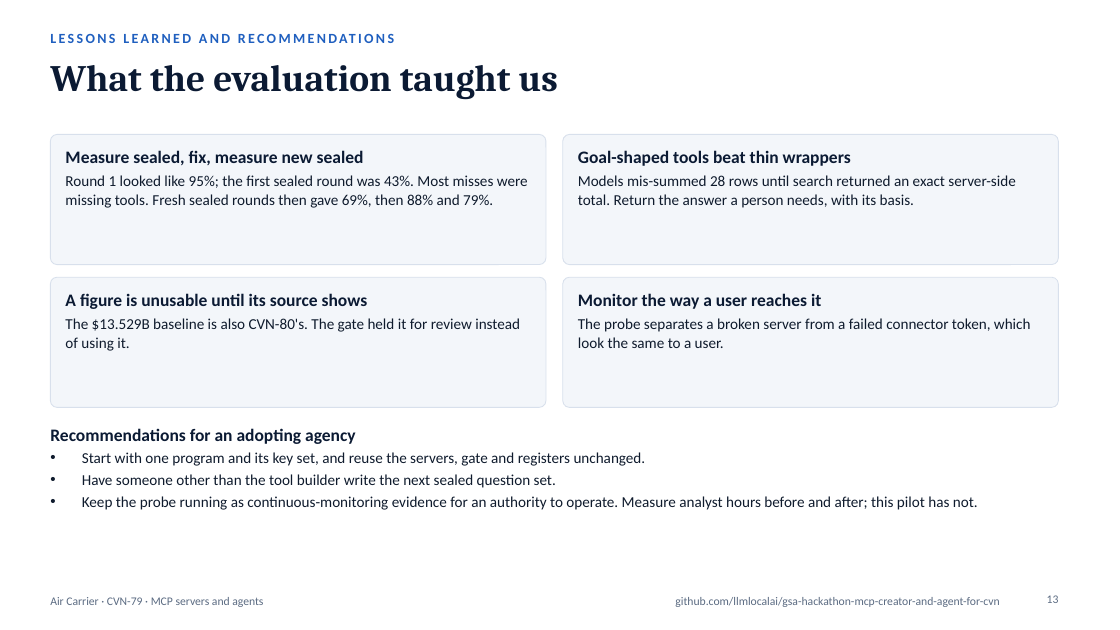
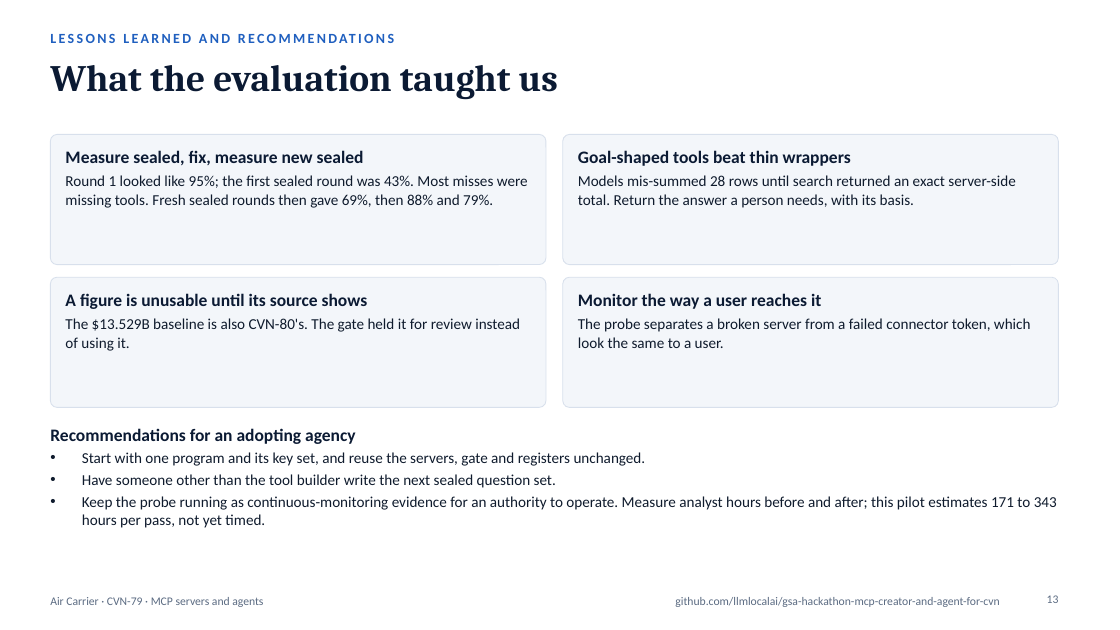
Before and after one commit to gsa-mcp-hackathon/gsa-hackathon-mcp-creator-and-agent-for-air-carrier, a slide deck: slide 13 of docs/submission/mcp-a-creator-one-hub-deck.pptx. Drawn at 1120x630 pixels with LibreOffice and Linux fonts; fonts in the diff are those of the drawing. Boxes give left, top, right and bottom in pixels: in the first picture for what was removed or moved away, otherwise in the second. Text is boxed around its words. In the diff, an @@ line names an element or a change of style, - is before the commit and + after.

```diff
--- a/docs/submission/mcp-a-creator-one-hub-deck.pptx
+++ b/docs/submission/mcp-a-creator-one-hub-deck.pptx
@@ text at box(82, 496, 1057, 528): text changed @@
-• Keep the probe running as continuous-monitoring evidence for an authority to operate. Measure analyst hours before and after; this pilot has not.
+• Keep the probe running as continuous-monitoring evidence for an authority to operate. Measure analyst hours before and after; this pilot estimates 171 to 343 hours per pass, not yet timed.
```
Also in this commit, not shown: 5 other slides changed, 3 other files.
